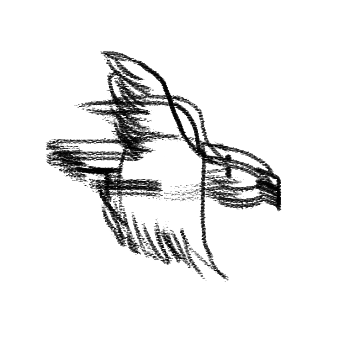
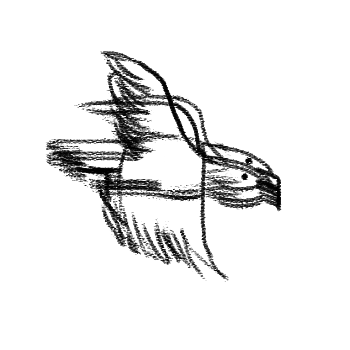
Layered file, before and after one edit (w=350, h=350). Changes by layer:
painted on "3" over [225, 154, 253, 165]
painted on "2" over [153, 163, 248, 195]
painted on "Layer 1" over [153, 171, 249, 201]
